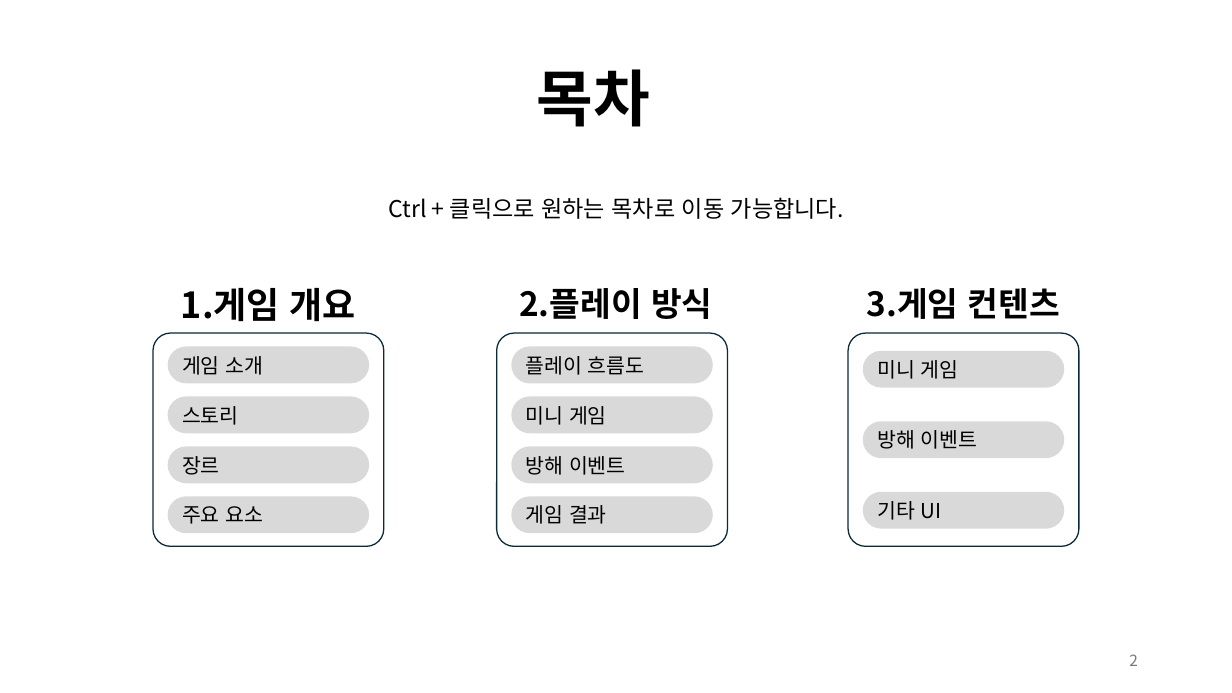
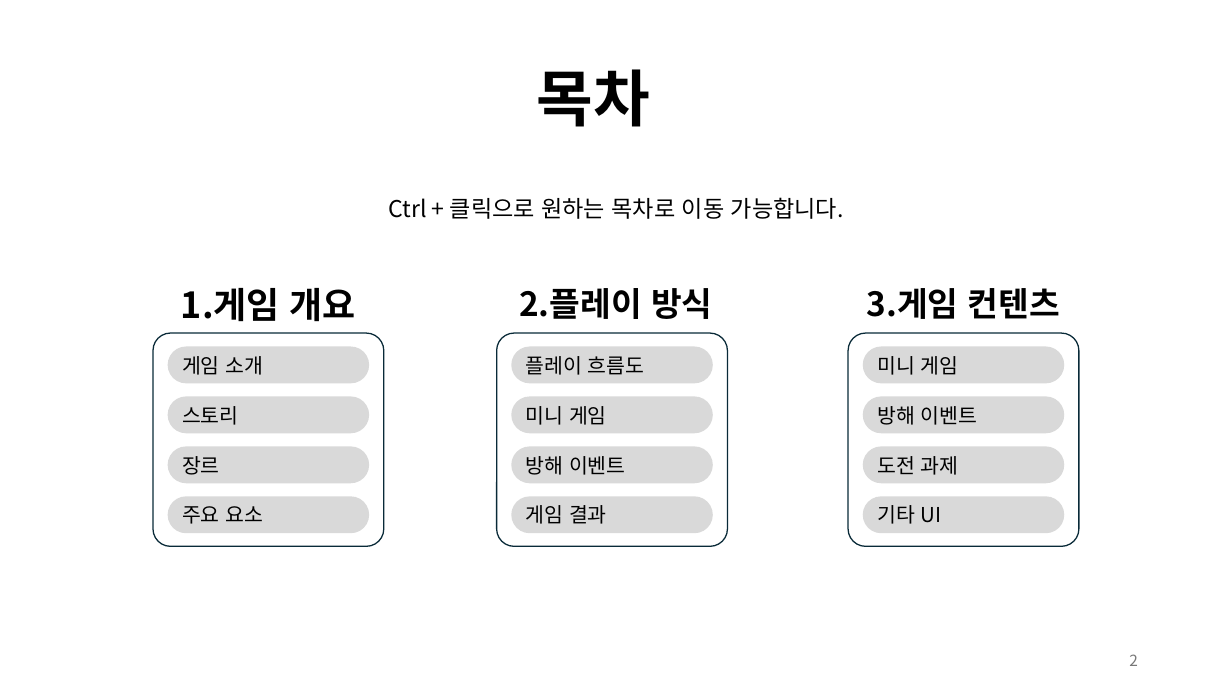
Before and after one commit to weariness00/Mandle_10Minute_Game, a slide deck: slide 2 of document/Please Leave me alone!.pptx. Drawn at 1232x693 pixels with LibreOffice and Linux fonts; fonts in the diff are those of the drawing. Boxes give left, top, right and bottom in pixels: in the first picture for what was removed or moved away, otherwise in the second. Text is boxed around its words. In the diff, an @@ line names an element or a change of style, - is before the commit and + after.

```diff
--- a/document/Please Leave me alone!.pptx
+++ b/document/Please Leave me alone!.pptx
@@ rounded rectangle "미니 게임": place and size @@
-rounded rectangle "미니 게임" at [863,351,1065,388]
+rounded rectangle "미니 게임" at [863,347,1065,384]
@@ rounded rectangle "방해 이벤트": place and size @@
-rounded rectangle "방해 이벤트" at [863,421,1065,458]
+rounded rectangle "방해 이벤트" at [863,396,1065,433]
@@ rounded rectangle added at [863,446,1065,483], fill #D9D9D9, 16 pt, text #000000 @@
+도전 과제
@@ rounded rectangle "기타 UI": place and size @@
-rounded rectangle "기타 UI" at [863,492,1065,529]
+rounded rectangle "기타 UI" at [863,496,1065,533]
```
Also in this commit, not shown: 1 other slide changed, 5 other files.
